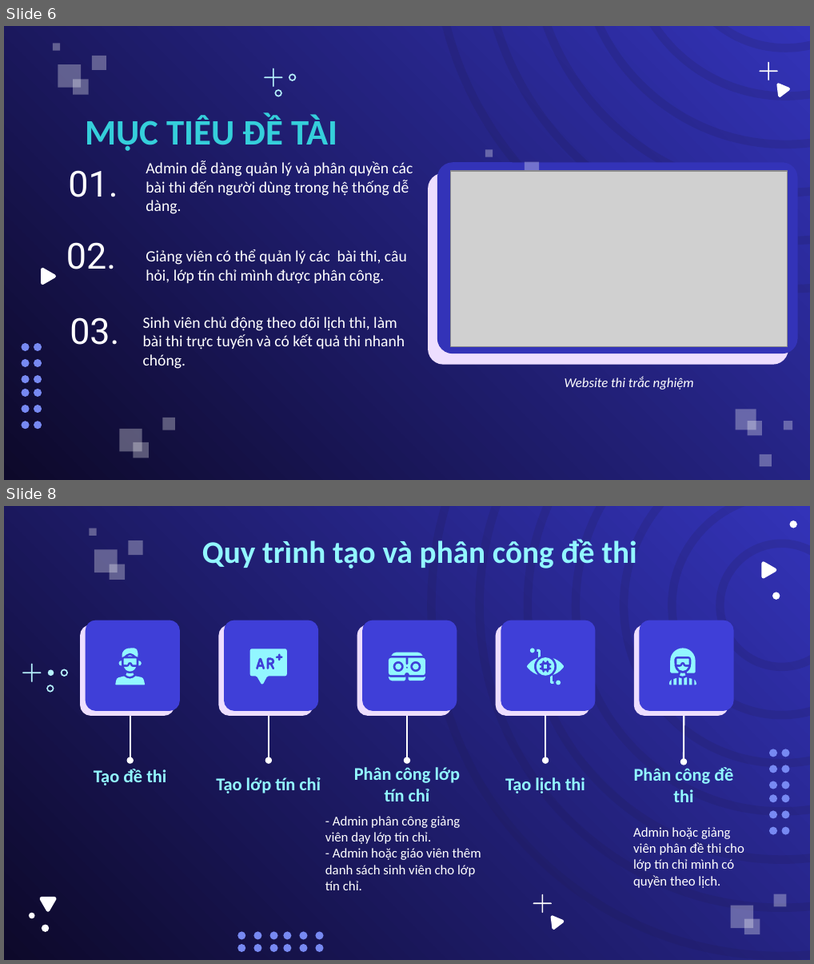
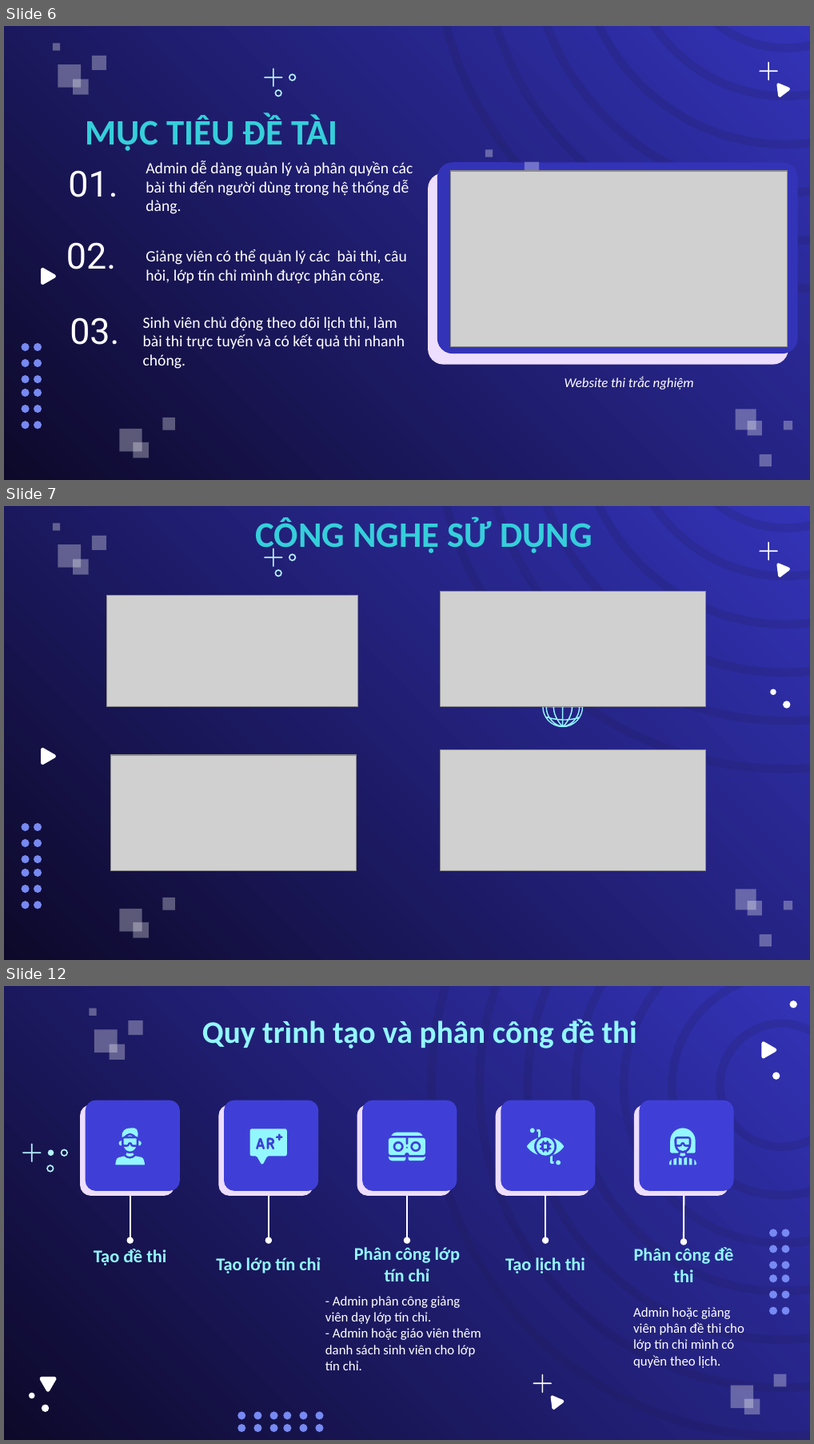
Before and after one commit to LuftSoft/do-an-cuoi-khoa, a slide deck: document/word/tom-tat-do-an.pptx. Shown one above the other, each under a label of ours: slides 6 and 8 before the commit, slides 6, 7 and 12 after it; the slides between them are not shown. The pictures are 814x964 and 814x1444 pixels, drawn with LibreOffice and Linux fonts; fonts in the diff are those of the drawing; grey boxes stand for pictures. Boxes give left, top, right and bottom in pixels: in the first picture for what was removed or moved away, otherwise in the second. Text is boxed around its words. In the diff, an @@ line names an element or a change of style, - is before the commit and + after.

```diff
--- a/document/word/tom-tat-do-an.pptx
+++ b/document/word/tom-tat-do-an.pptx
@@ slide 7 added at bbox=[4, 506, 810, 960], background gradient #0D092A to #3333B8; not listed: 37 template elements that a slide beside it also shows @@
@@ title added at bbox=[256, 517, 593, 556], 32 pt, text #35CFDB, bold @@
+CÔNG NGHỆ SỬ DỤNG
@@ picture added at bbox=[106, 596, 358, 707] @@
@@ picture added at bbox=[440, 592, 706, 707] @@
@@ freeform shape added at bbox=[542, 687, 584, 728], fill #92F7FF @@
@@ freeform shape added at bbox=[771, 689, 778, 696], fill #FFFFFF @@
@@ freeform shape added at bbox=[783, 700, 790, 708], fill #FFFFFF @@
@@ picture added at bbox=[110, 755, 356, 871] @@
@@ picture added at bbox=[440, 749, 706, 871] @@
@@ what was slide 8 is now slide 12 @@
```
Also in this commit, not shown: 8 slides changed, 3 other slides added, 32 other files.
